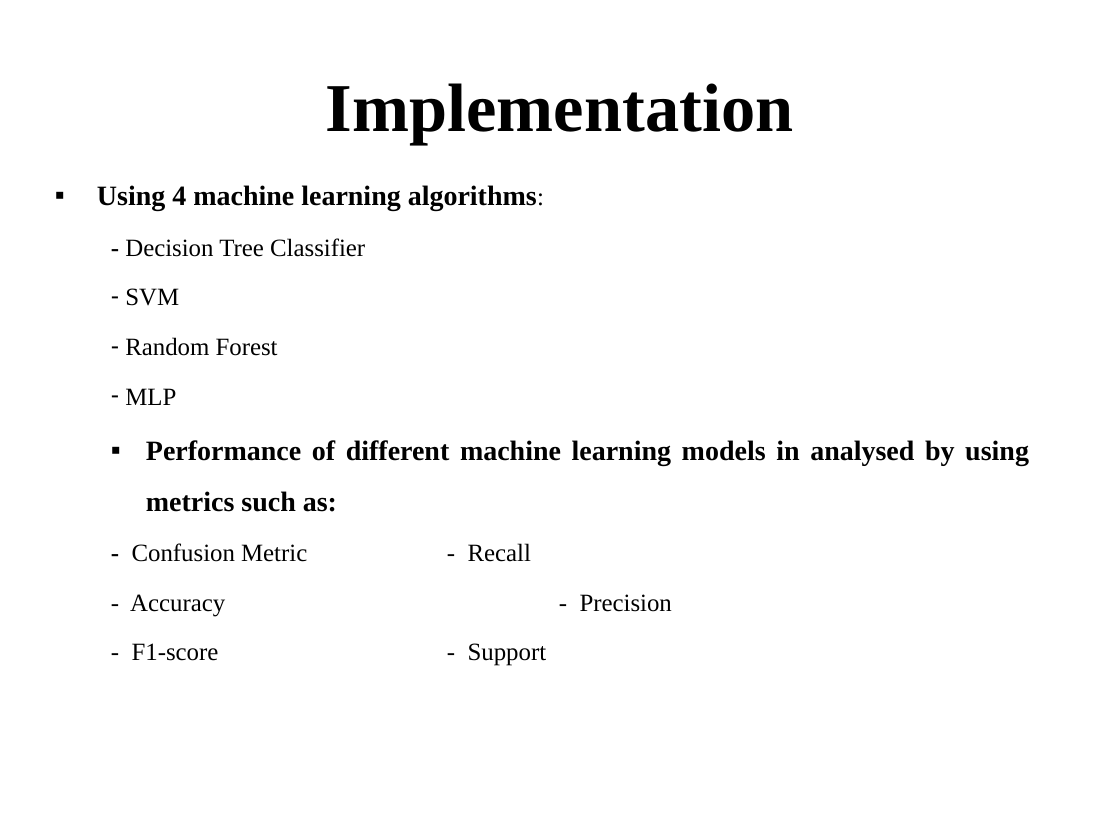
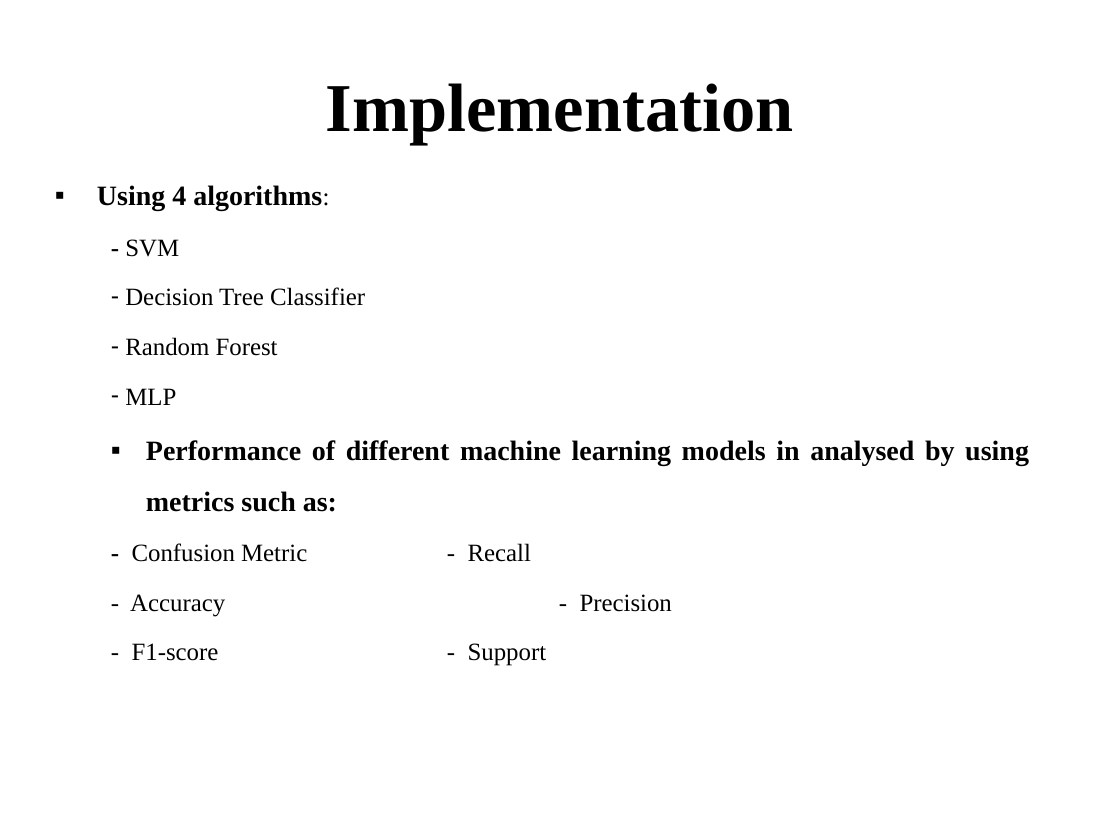
Before and after one commit to sathyapramod/ml-heart-survial, a slide deck: slide 8 of SathyaPramod.pptx (slide 11 before the commit). Drawn at 1120x840 pixels with LibreOffice and Linux fonts; fonts in the diff are those of the drawing; background and template pictures are left out. Boxes give left, top, right and bottom in pixels: in the first picture for what was removed or moved away, otherwise in the second. Text is boxed around its words. In the diff, an @@ line names an element or a change of style, - is before the commit and + after.

```diff
--- a/SathyaPramod.pptx
+++ b/SathyaPramod.pptx
@@ text at box(97, 185, 365, 306): text changed; size 18 to 16 pt; bold off @@
-▪ Using 4 machine learning algorithms:
-  - Decision Tree Classifier
-  – SVM
+▪ Using 4 algorithms:
+  - SVM
+  – Decision Tree Classifier
```
Also in this commit, not shown: 7 other slides changed, 4 slides added, 3 slides removed, 1 other file.
